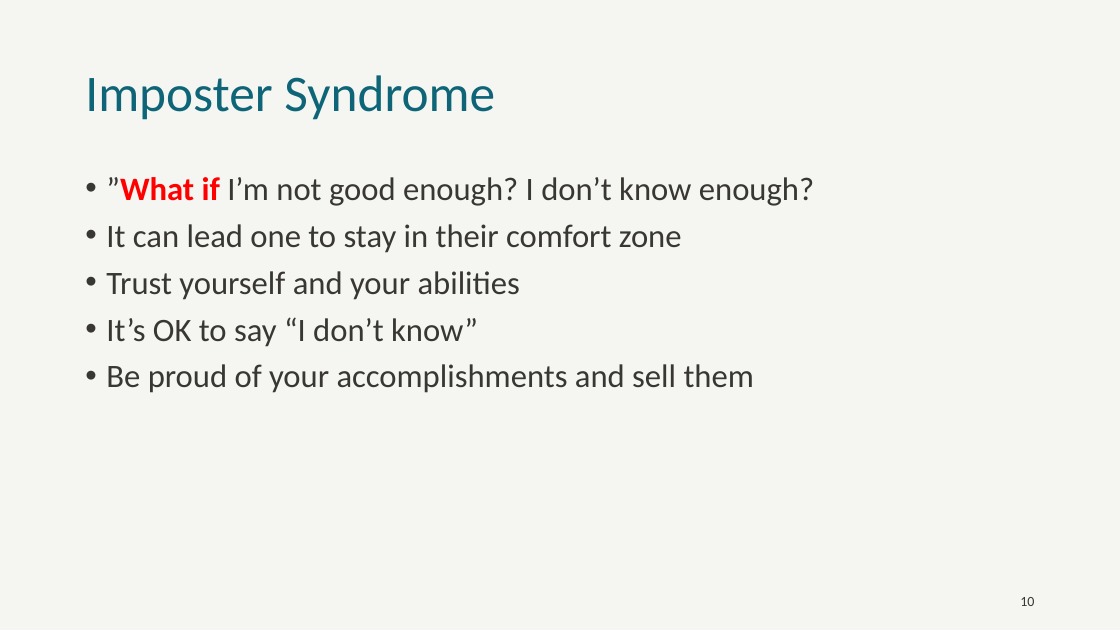
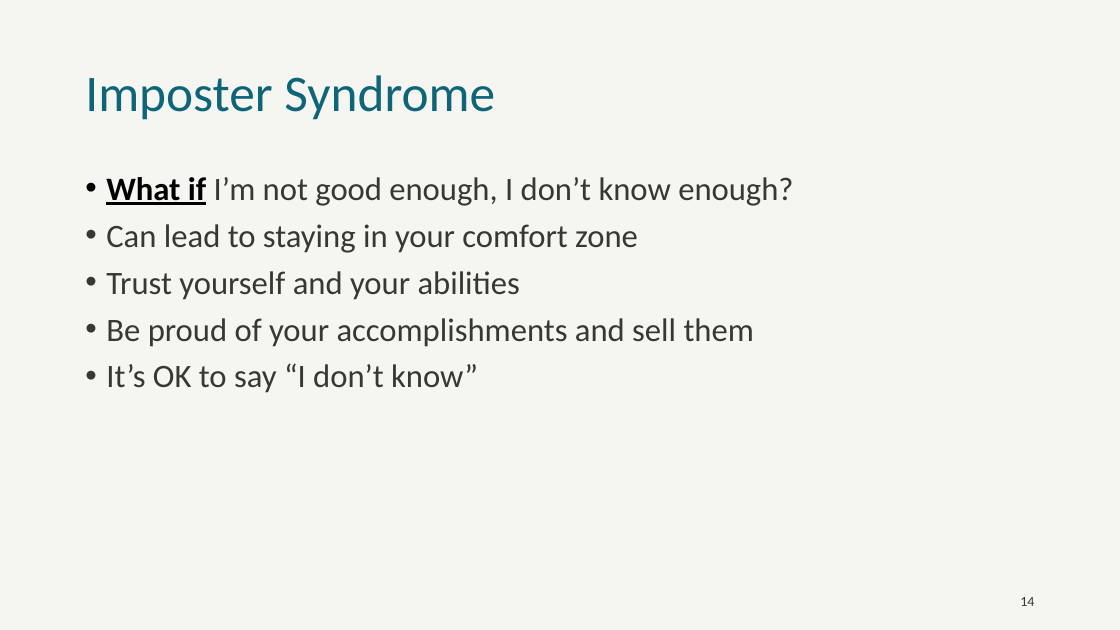
Before and after one commit to jkwuc89/Presentations, a slide deck: slide 14 of Senior Engineer Technical Track.pptx (slide 10 before the commit). Drawn at 1120x630 pixels with LibreOffice and Linux fonts; fonts in the diff are those of the drawing; background and template pictures are left out. Boxes give left, top, right and bottom in pixels: in the first picture for what was removed or moved away, otherwise in the second. Text is boxed around its words. In the diff, an @@ line names an element or a change of style, - is before the commit and + after.

```diff
--- a/Senior Engineer Technical Track.pptx
+++ b/Senior Engineer Technical Track.pptx
@@ text at box(106, 177, 793, 253): text changed @@
-• ”What if I’m not good enough? I don’t know enough?
-• It can lead one to stay in their comfort zone
+• What if I’m not good enough, I don’t know enough?
+• Can lead to staying in your comfort zone
@@ text at box(106, 318, 754, 347): paragraph added @@
+• Be proud of your accomplishments and sell them
@@ text at box(106, 364, 754, 393): paragraph removed @@
-• Be proud of your accomplishments and sell them
@@ page number at box(1020, 597, 1034, 606): text changed @@
-10
+14
```
Also in this commit, not shown: 9 other slides changed, 7 slides added, 2 other files.
